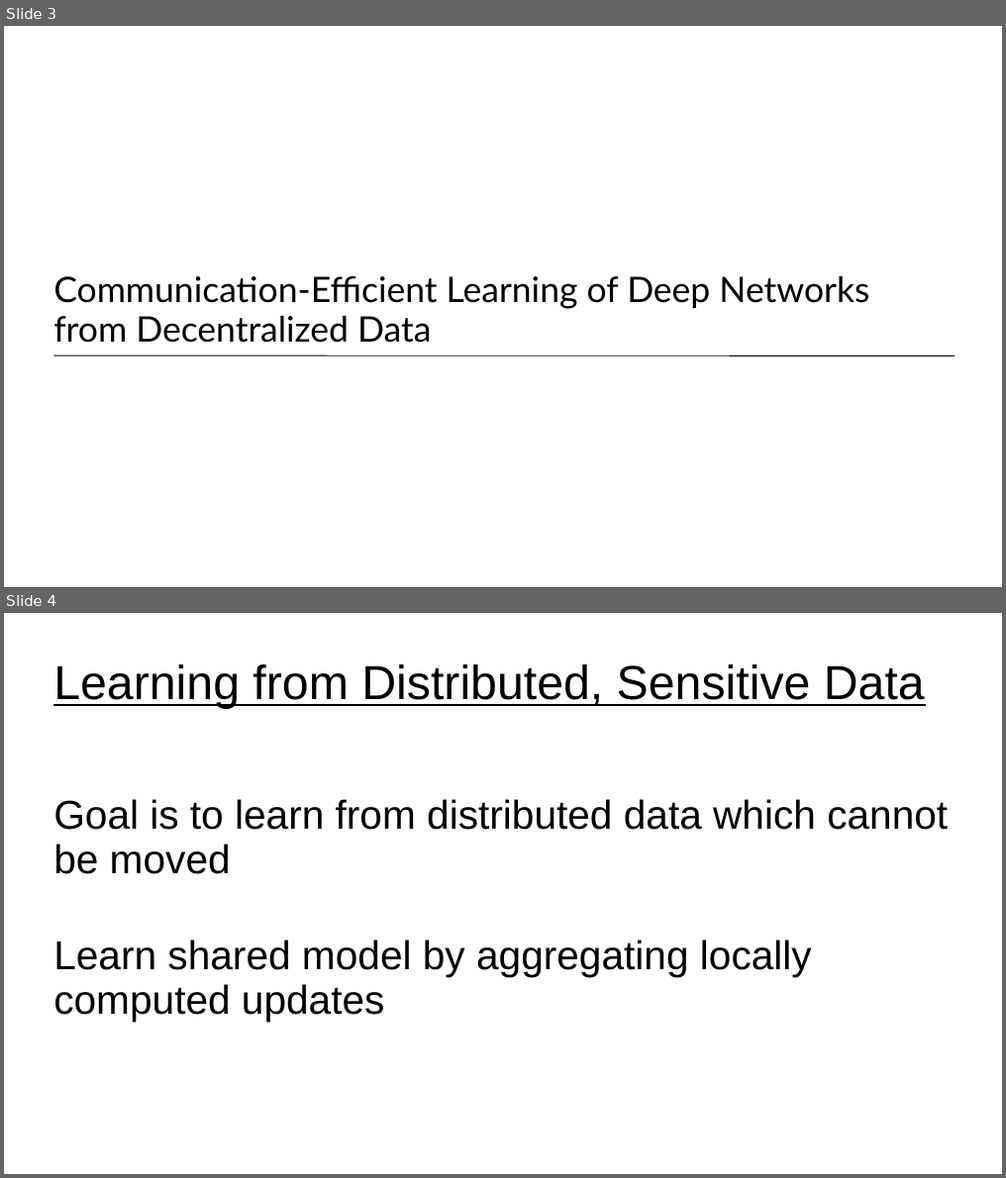
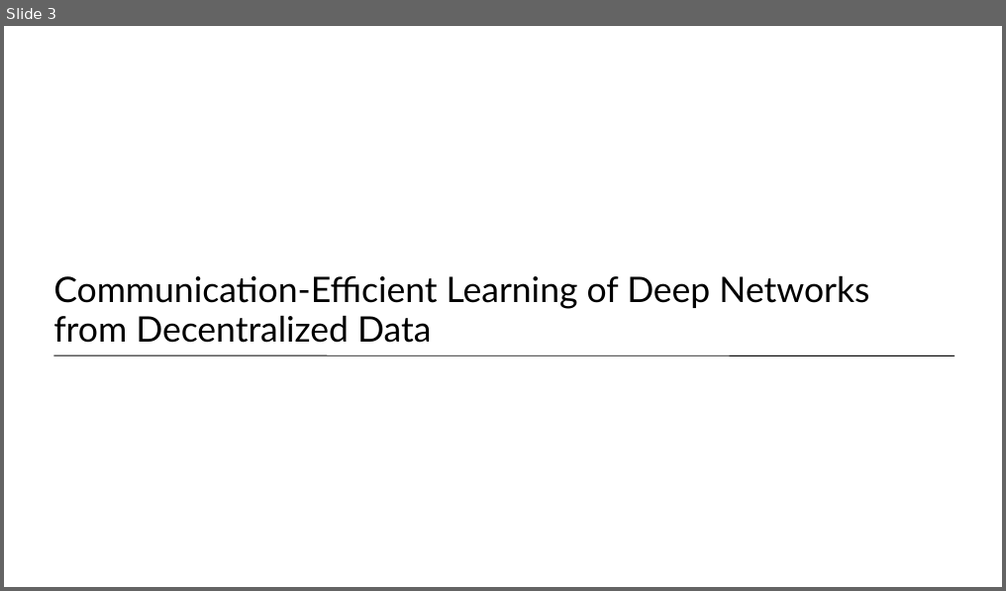
Before and after one commit to UVADS/distributed_computing, a slide deck: 07_distributed_model_training/federated_learning.ppt. Shown one above the other, each under a label of ours: slides 3 and 4 before the commit, slide 3 after it. The pictures are 1006x1178 and 1006x591 pixels, drawn with LibreOffice and Linux fonts; fonts in the diff are those of the drawing. Boxes give left, top, right and bottom in pixels: in the first picture for what was removed or moved away, otherwise in the second. Text is boxed around its words. In the diff, an @@ line names an element or a change of style, - is before the commit and + after.

Commit message:
added deck on federated learning

```diff
--- a/07_distributed_model_training/federated_learning.ppt
+++ b/07_distributed_model_training/federated_learning.ppt
@@ slide 4 removed at box(4, 613, 1002, 1174), background #FFFFFF @@
@@ title removed at box(54, 664, 925, 709) @@
-Learning from Distributed, Sensitive Data
@@ subtitle removed at box(54, 799, 947, 1022) @@
-Goal is to learn from distributed data which cannot be moved
-Learn shared model by aggregating locally computed updates
```
Also in this commit, not shown: 2 slides changed, 7 slides added, 2 other slides removed.
